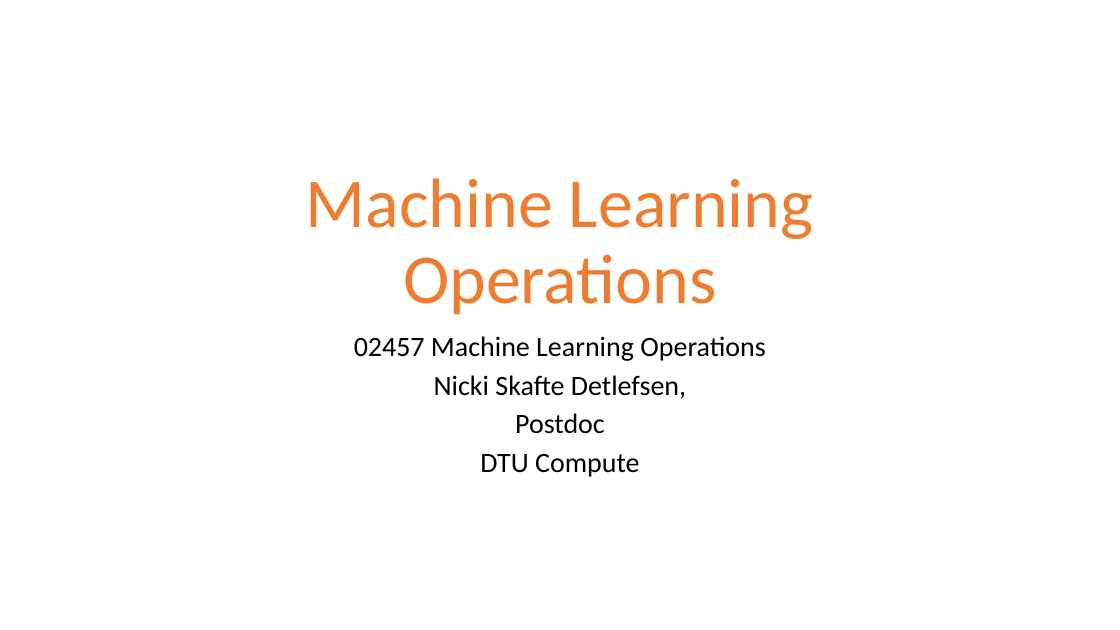
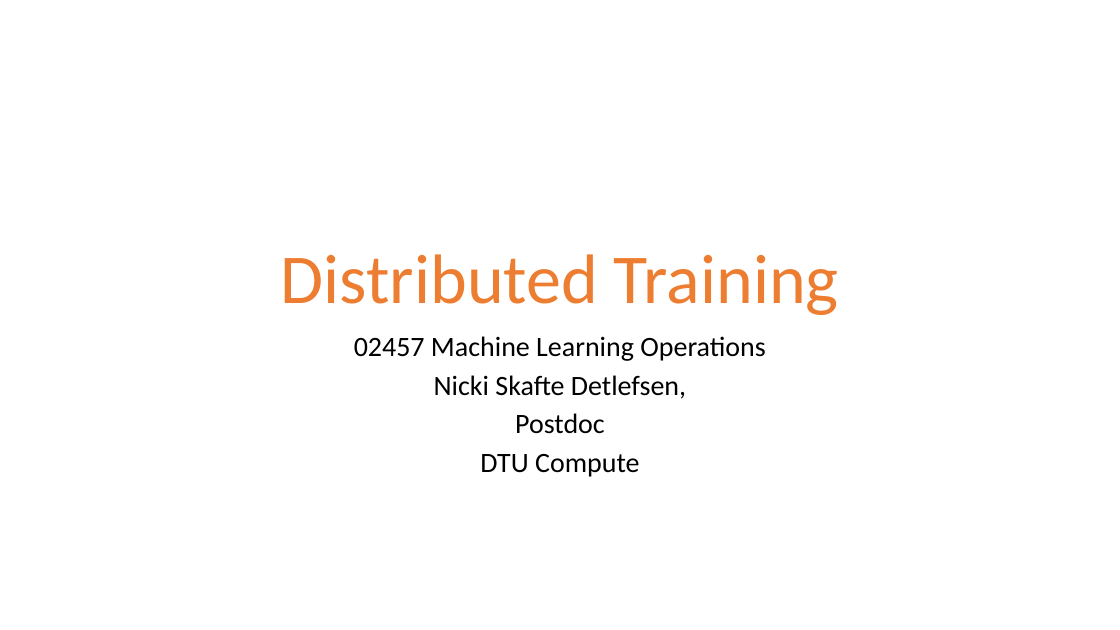
Before and after one commit to DeepEasterbunny/dtu_mlops, a slide deck: slide 1 of 7_distributed_training/DistributedTraining.pptx. Drawn at 1120x630 pixels with LibreOffice and Linux fonts; fonts in the diff are those of the drawing; background and template pictures are left out. Boxes give left, top, right and bottom in pixels: in the first picture for what was removed or moved away, otherwise in the second. Text is boxed around its words. In the diff, an @@ line names an element or a change of style, - is before the commit and + after.

```diff
--- a/7_distributed_training/DistributedTraining.pptx
+++ b/7_distributed_training/DistributedTraining.pptx
@@ title at (281,254,839,315): text changed @@
-Machine Learning Operations
+Distributed Training
```
Also in this commit, not shown: 4 other slides changed, 5 slides added, 3 slides removed, 4 other files.
